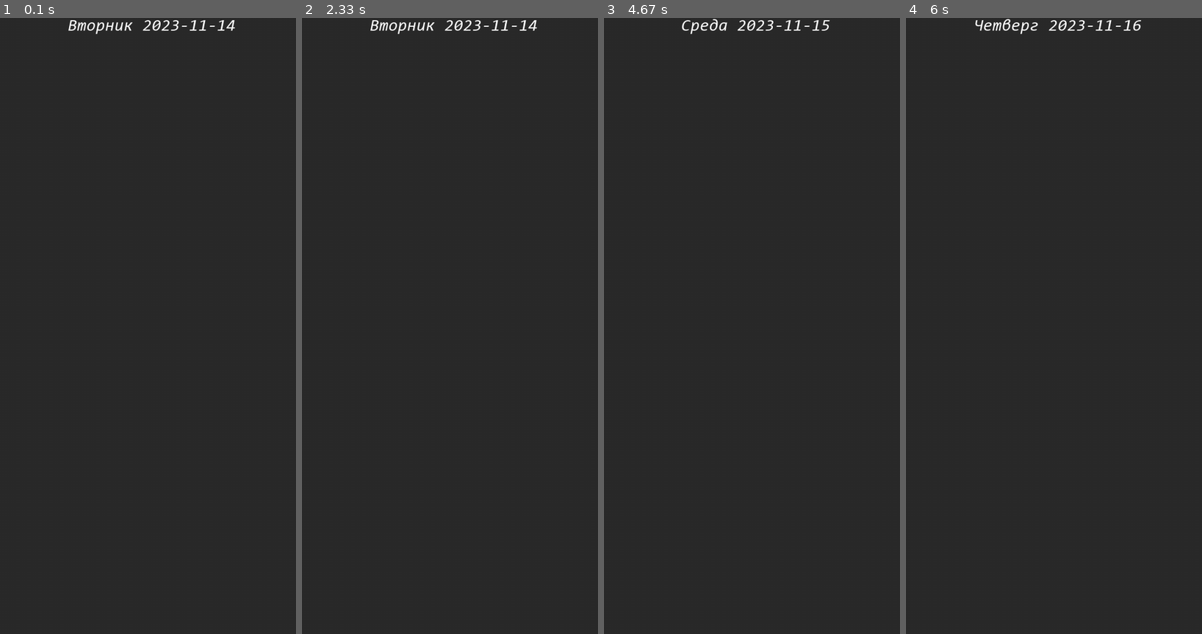
Above: before the commit, frames 1-4 (left to right).
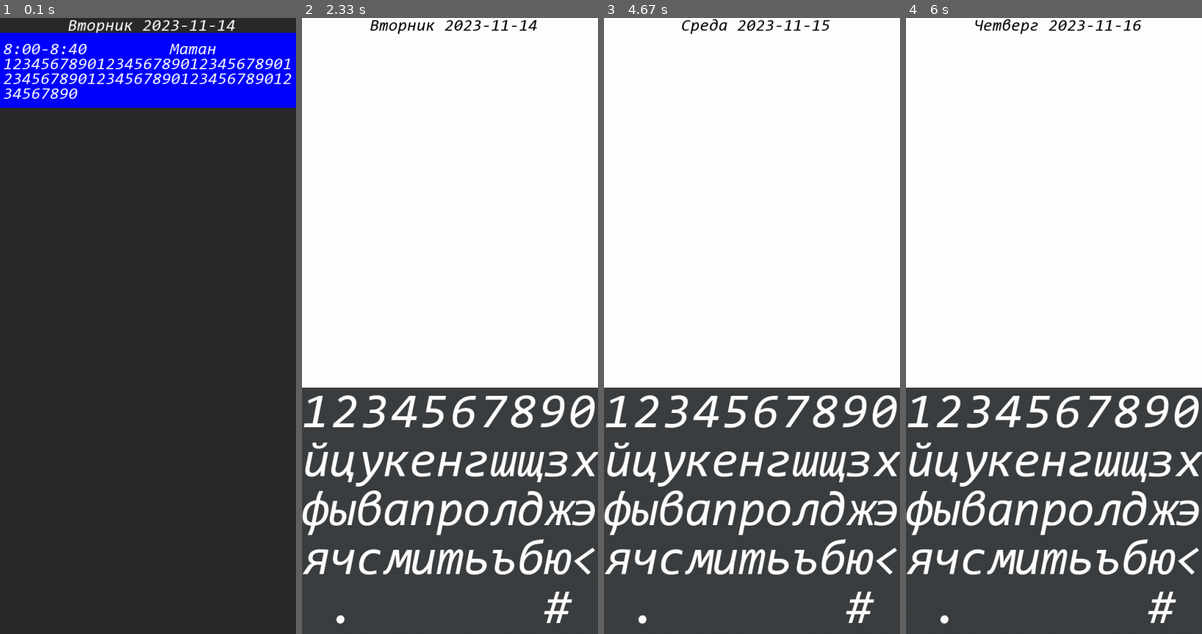
Above: after the commit, the same moments.

Repository: MR-Geri/diary
Game: pygame game, started from main.py
Two runs of this game, one before a commit and one after it. Both use one fixed random seed, a clock stepped at 60 frames per second and the inputs below.
Inputs (mouse positions are in pixels of both pictures, inside the frame that each line leads up to):
- Up to frame 1 (0.1 s): no input
- Up to frame 2 (2.33 s): click (450, 326) at 0.38 s; click (452, 104) at 1.85 s
- Up to frame 3 (4.67 s): press the mouse at (754, 104) at 4.1 s; move the mouse to (698, 184) at 4.2 s; move the mouse to (642, 264) at 4.3 s; release the mouse at (642, 264) at 4.33 s
- Up to frame 4 (6 s): press the mouse at (1056, 104) at 4.8 s; move the mouse to (1015, 245) at 4.9 s; release the mouse at (977, 387) at 5.03 s

The runs differ from the first frame. In frame 1, 12% of the frame differs, in the area x 0-100%, y 2-15%; in frame 2, 69%; in frame 3, 69%, in the area x 0-100%, y 0-99%; in frame 4, 69%.

Commit message:
Изменение домашнего задания.

Diff:
--- a/data/data.json
+++ b/data/data.json
@@ -24,7 +24,14 @@
   },
   {
     "day": "\u0412\u0442\u043e\u0440\u043d\u0438\u043a",
-    "lessons": []
+    "lessons": [
+      {
+        "lesson": "\u041c\u0430\u0442\u0430\u043d",
+        "time_start": "8:00",
+        "time_finish": "8:40",
+        "task": "1234567890123456789012345678901234567890123456789012345678901234567890"
+      }
+    ]
   },
   {
     "day": "\u0421\u0440\u0435\u0434\u0430",
--- a/main.py
+++ b/main.py
@@ -48,10 +48,13 @@
         self.last_click = 0
         self.text_keyboard = ''
         self.keys = ['1234567890', 'йцукенгшщзх', 'фывапролджэ', 'ячсмитьъбю<', ' .       # ']
+        self.lessons = self.file[self.day]['lessons']
         self.cards_flag = True
         self.keyboards_flag = False
         self.swype = False
         self.swype_pos = ()
+        self.date = datetime.date.today() - datetime.timedelta(days=datetime.date.today().weekday())
+        self.date += datetime.timedelta(days=self.day)
         #
         self.keyboard_text_size = int((width + height) / 3320 * 180)
         self.keyboard_y0 = int(height * (6 / 10))
@@ -78,7 +81,11 @@
                     main.draw_all()
 
     def card_action(self, pos, click):
-        pass
+        for i in range(len(self.lessons)):
+            y = self.cards_y0 + self.card_height * i
+            if y < pos[1] < y + self.card_height and click == 0 and self.last_click == 1:
+                self.keyboards_flag = True
+                self.cards_flag = False
 
     def action(self):
         pos = pygame.mouse.get_pos()
@@ -88,25 +95,32 @@
             self.swype = True
         elif self.swype and self.last_click == 1 and click == 0:
             if pos[0] - self.swype_pos < 0 and abs(pos[0] - self.swype_pos) >= width * (1/4):
-                print('Влево')
                 self.day += 1
                 self.day = 0 if self.day == 5 else self.day
                 main.draw_all()
             elif pos[0] - self.swype_pos > 0 and abs(pos[0] - self.swype_pos) >= width * (1/4):
-                print('Вправо')
                 self.day -= 1
                 self.day = 4 if self.day == -1 else self.day
-                main.draw_all()
             else:
                 if self.keyboards_flag:
                     main.keyboard_action(pos, click)
                 if self.cards_flag:
                     main.card_action(pos, click)
             self.swype = False
+            main.draw_all()
         self.last_click = 0 if click == 0 else 1
 
     def keyboards_draw(self):
-        pygame.draw.rect(display, (60, 63, 65), (0, self.keyboard_y0, width, height - self.keyboard_y0))
+        pygame.draw.rect(display, (60, 63, 65), (0, 0, width, height))
+        text_height = self.keyboard_y0
+        pygame.draw.rect(display, (255, 255, 255), (0, 0, width, text_height))
+        text_ = f'{self.file[self.day]["day"]} {self.date}'
+        text_print(message=text_,
+                   x=(2 / 100) * width + width / self.card_text_obr * (self.card_text_obr - len(text_)) / 2,
+                   y=0,
+                   font_size=self.cards_text_size,
+                   font_color=(0, 0, 0)
+                   )
         for y in self.keys:
             for x in range(len(y)):
                 keys_width = width / len(y)
@@ -115,29 +129,28 @@
                            y=self.keyboard_y0 + self.keyboard_height * self.keys.index(y) + self.keyboard_height / 15,
                            font_size=self.keyboard_text_size)
 
-    def card_draw(self):
-        lessons = self.file[self.day]['lessons']
-        date = datetime.date.today() - datetime.timedelta(days=datetime.date.today().weekday())
-        date += datetime.timedelta(days=self.day)
-        text = f'{self.file[self.day]["day"]} {date}'
+    def cards_draw(self):
+        self.lessons = self.file[self.day]['lessons']
+        text = f'{self.file[self.day]["day"]} {self.date}'
         text_print(message=text,
                    x=(2 / 100) * width + width / self.card_text_obr * (self.card_text_obr - len(text)) / 2,
                    y=0,
                    font_size=self.cards_text_size)
-        for i in range(len(lessons)):
-            x = (12 / 1000) * width
+        x = (12 / 1000) * width
+        color = [int(i) for i in range(0, 255, 255//7)]
+        for i in range(len(self.lessons)):
             y = self.cards_y0 + self.card_height * i
-            pygame.draw.rect(display, (random.randint(0, 255), 43, 43), (0, y, width, self.card_height))
-            text_print(message=f'{lessons[i].get("time_start")}-{lessons[i].get("time_finish")}',
+            pygame.draw.rect(display, (0, color[i], 255), (0, y, width, self.card_height))
+            text_print(message=f'{self.lessons[i].get("time_start")}-{self.lessons[i].get("time_finish")}',
                        x=x,
                        y=y + self.card_height * (12 / 100),
                        font_size=self.cards_text_size)
-            text = f'{lessons[i].get("lesson")}'
+            text = f'{self.lessons[i].get("lesson")}'
             text_print(message=text,
                        x=x + width * (285 / 1000) + int(width * (715 / 1000) / 22 * (22 - len(text)) / 2),
                        y=y + self.card_height * (12 / 100),
                        font_size=self.cards_text_size)
-            task = lessons[i].get("task")
+            task = self.lessons[i].get("task")
             num = 1
             while len(task) > 0:
                 text_print(message=task[:self.card_text_obr],
@@ -149,10 +162,12 @@
 
     def draw_all(self):
         pygame.draw.rect(display, (43, 43, 43), (0, 0, width, height))
+        self.date = datetime.date.today() - datetime.timedelta(days=datetime.date.today().weekday())
+        self.date += datetime.timedelta(days=self.day)
         if self.keyboards_flag:
             main.keyboards_draw()
         if self.cards_flag:
-            main.card_draw()
+            main.cards_draw()
         text_print(message=self.text_keyboard, x=0, y=200, font_size=50)
         pygame.display.update()
 
